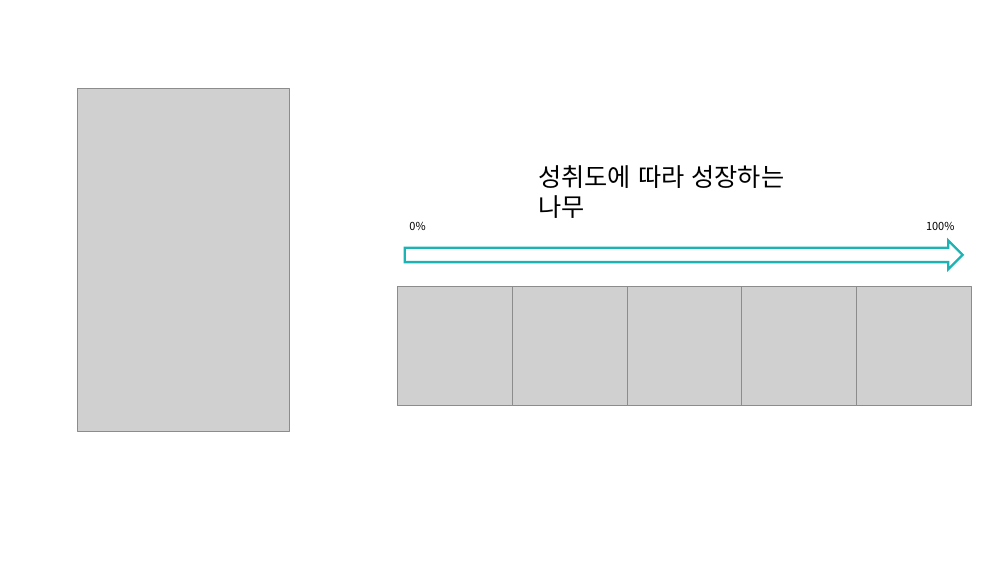
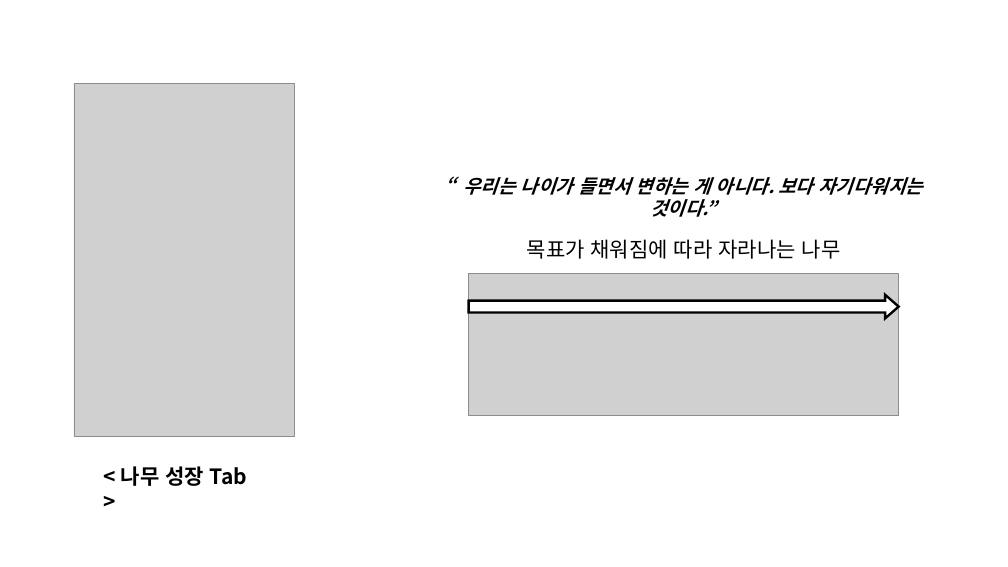
Before and after one commit to SunrinParty2018/Document, a slide deck: slide 9 of 3학년1반3조ppt.pptx. Drawn at 1008x567 pixels with LibreOffice and Linux fonts; fonts in the diff are those of the drawing; grey boxes stand for pictures; background and template pictures are left out. Boxes give left, top, right and bottom in pixels: in the first picture for what was removed or moved away, otherwise in the second. Text is boxed around its words. In the diff, an @@ line names an element or a change of style, - is before the commit and + after.

```diff
--- a/3학년1반3조ppt.pptx
+++ b/3학년1반3조ppt.pptx
@@ picture: place and size @@
-picture at box(77, 89, 289, 432)
+picture at box(74, 84, 294, 436)
@@ rounded speech box at box(386, 132, 982, 445): rounded rectangle to rounded speech box @@
@@ text at box(463, 177, 923, 259): text changed; size 24 to 18 pt; bold on; italic on @@
-성취도에 따라 성장하는 나무
+“우리는 나이가 들면서 변하는 게 아니다. 보다 자기다워지는 것이다.”
+목표가 채워짐에 따라 자라나는 나무
@@ group removed at box(398, 221, 972, 405): 5 pictures, 2 texts @@
-0%
-100%
@@ right arrow: place and size @@
-right arrow at box(405, 240, 963, 269)
+right arrow at box(469, 295, 899, 318)
@@ right arrow at box(469, 295, 899, 318): outline #1CB3B4 2.25 pt to #000000 2.25 pt; proportions changed @@
@@ picture added at box(469, 274, 899, 415) @@
@@ text "< 나무 성장 Tab >" at box(121, 466, 248, 486): text colour #FFFFFF to #000000, bold on @@
```
Also in this commit, not shown: 6 other slides changed, 4 slides added, 1 slide removed.
